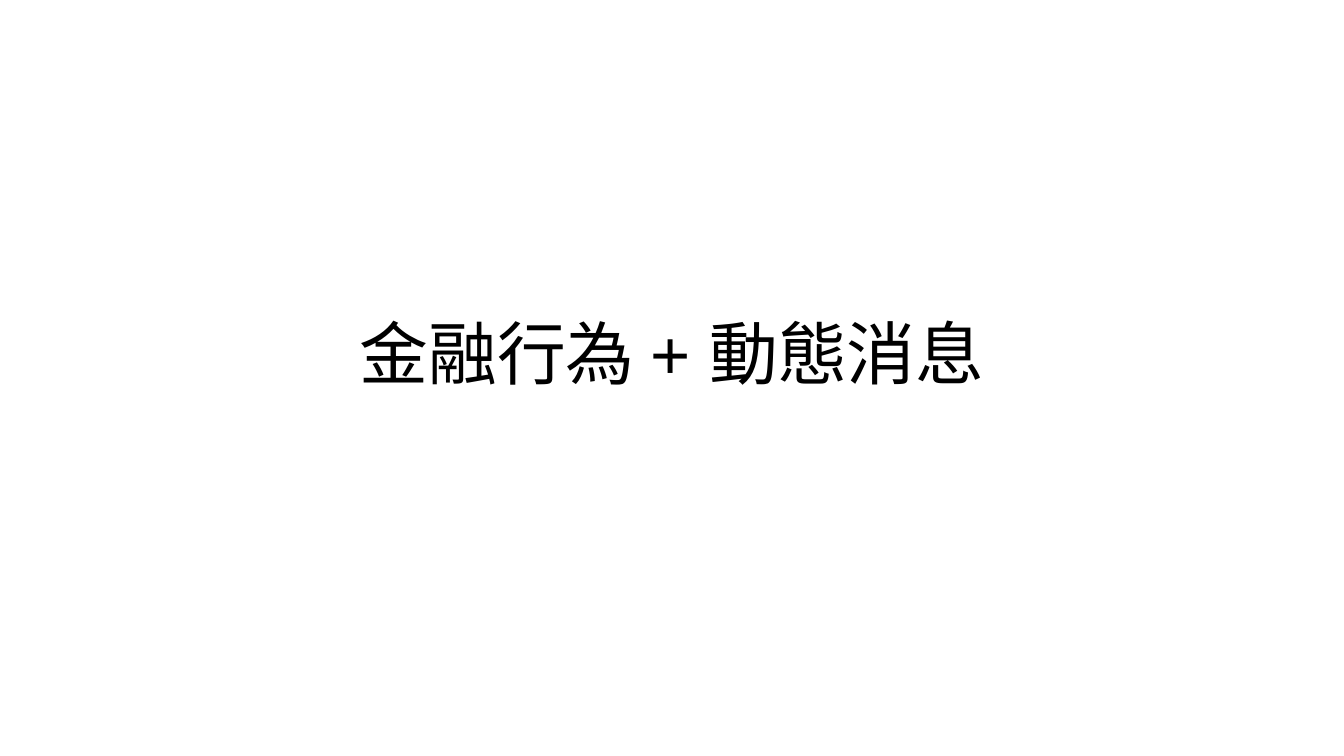
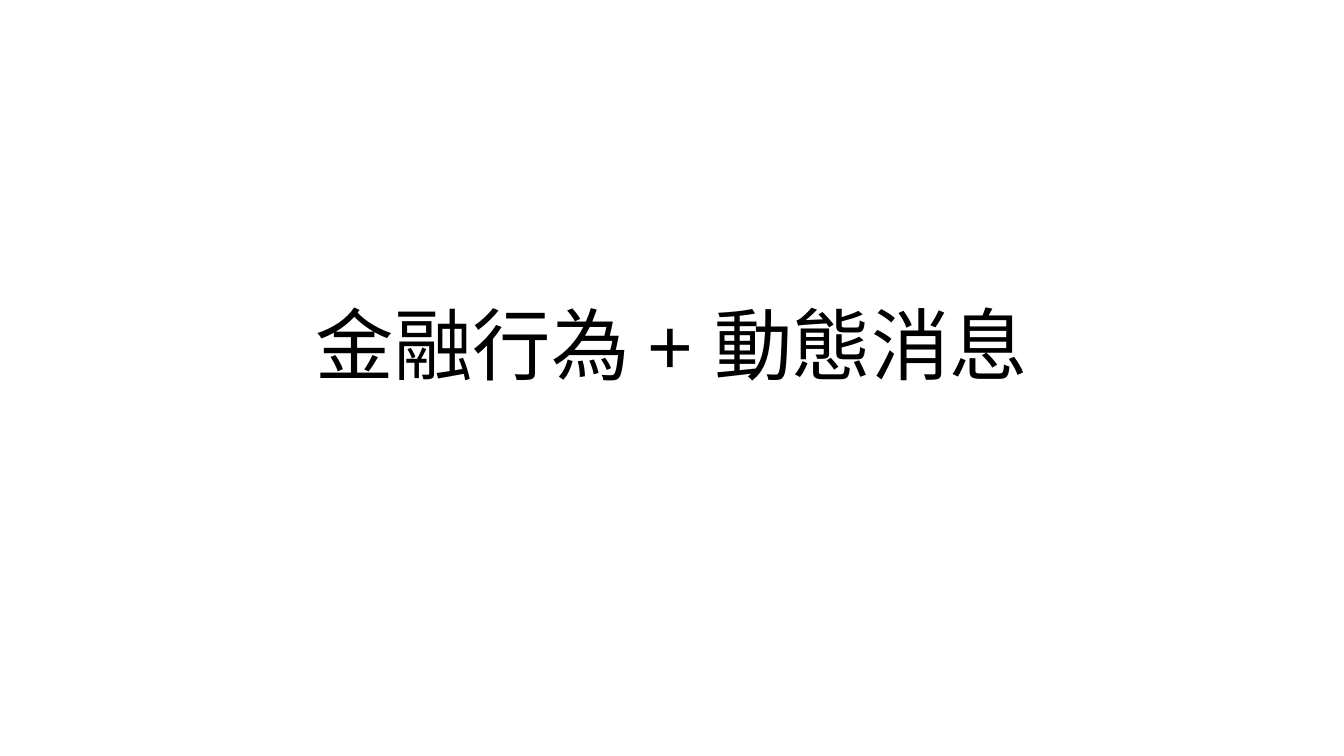
Before and after one commit to cathaylab/sharing, a slide deck: slide 4 of 2016.12.09-Platform/platform.pptx. Drawn at 1344x756 pixels with LibreOffice and Linux fonts; fonts in the diff are those of the drawing. Boxes give left, top, right and bottom in pixels: in the first picture for what was removed or moved away, otherwise in the second. Text is boxed around its words. In the diff, an @@ line names an element or a change of style, - is before the commit and + after.

```diff
--- a/2016.12.09-Platform/platform.pptx
+++ b/2016.12.09-Platform/platform.pptx
@@ title "金融行為 + 動態消息" moved from (x1=359, y1=320, x2=984, y2=385) to (x1=316, y1=307, x2=1029, y2=381) @@
@@ title "金融行為 + 動態消息" at (x1=316, y1=307, x2=1029, y2=381): size 98.3 to 112 pt @@
```
Also in this commit, not shown: 13 other slides changed, 2 slides added, 1 other file.
